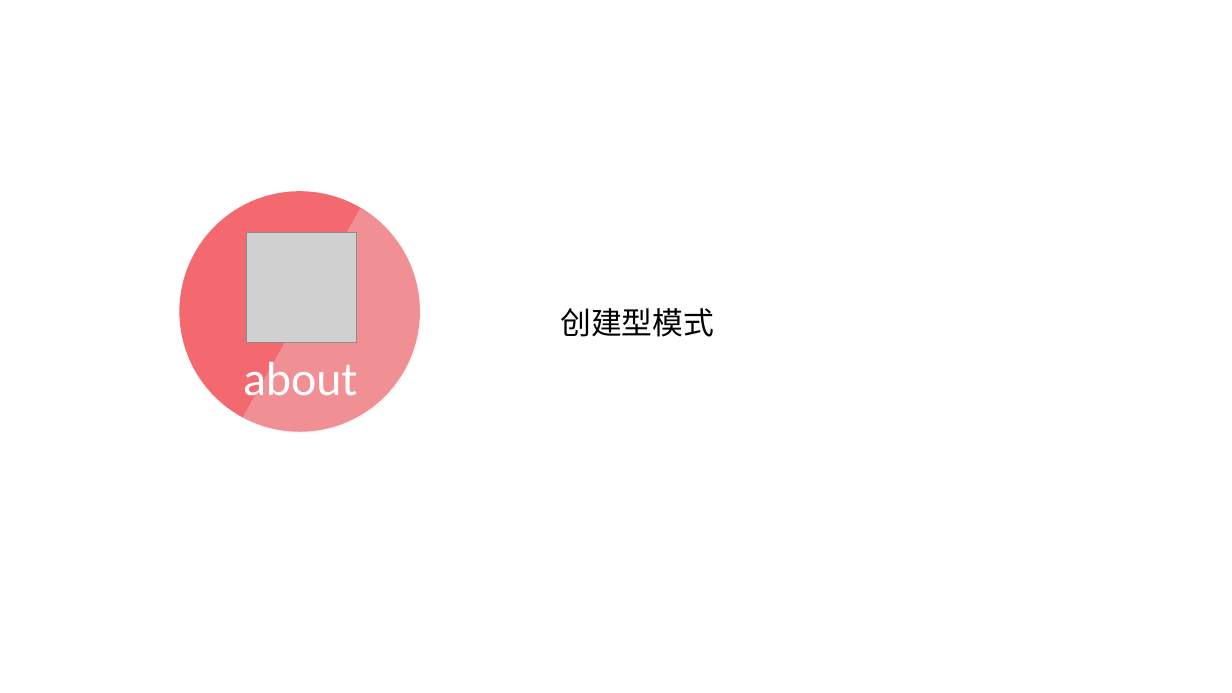
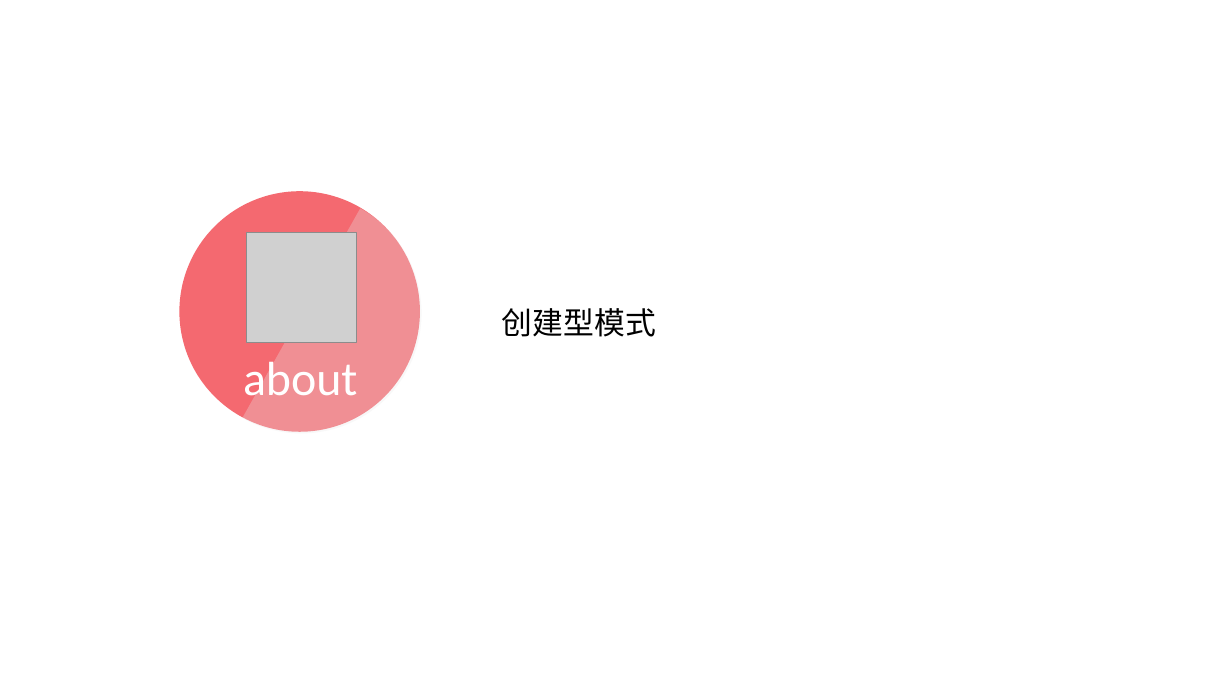
Before and after one commit to XpreeYU/design-mode, a slide deck: slide 3 of design mode.pptx (slide 2 before the commit). Drawn at 1232x693 pixels with LibreOffice and Linux fonts; fonts in the diff are those of the drawing; grey boxes stand for pictures; background and template pictures are left out. Boxes give left, top, right and bottom in pixels: in the first picture for what was removed or moved away, otherwise in the second. Text is boxed around its words. In the diff, an @@ line names an element or a change of style, - is before the commit and + after.

```diff
--- a/design mode.pptx
+++ b/design mode.pptx
@@ text "创建型模式": place and size @@
-text "创建型模式" at [560, 308, 714, 337]
+text "创建型模式" at [502, 308, 656, 337]
```
Also in this commit, not shown: 6 other slides changed, 1 slide added, 1 slide removed.
